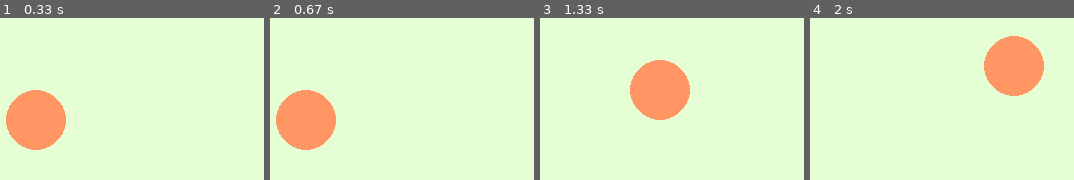
Above: before the commit, frames 1-4 (left to right).
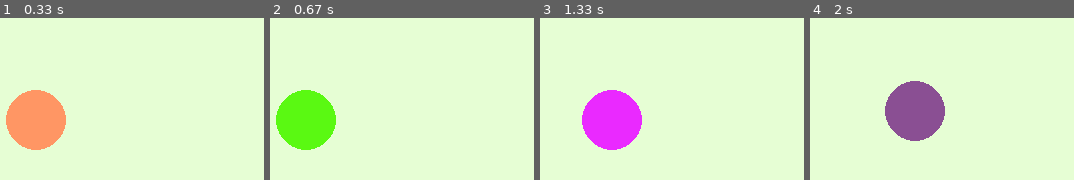
Above: after the commit, the same moments.

Repository: polismir/pygame_my
Game: pygame game, started from task3.py
Same seed, same stepped clock (60 frames per second), same inputs: the game is played once before the commit and once after it.
Inputs:
- Up to frame 1 (0.33 s): no input
- Up to frame 2 (0.67 s): tap Space at 0.33 s
- Up to frame 3 (1.33 s): hold Right 0.67-1.13 s; tap Space at 0.73, 1.03, 1.23 s; hold Up from 1.17 s (still down)
- Up to frame 4 (2 s): release Up at 1.47 s; hold Right 1.5-1.97 s; tap Space at 1.57, 1.87 s

Frame 1 is identical in both runs. In frame 2, 6.5% of the frame differs, in the area x 2-25%, y 44-82%; in frame 3, 13%; in frame 4, 13%, in the area x 28-89%, y 11-76%.

Commit message:
Update task3.py

Diff:
--- a/task3.py
+++ b/task3.py
@@ -1,4 +1,6 @@
 import pygame as pg
+import random
+import time
 
 FPS = 60
 WIDTH, HEIGHT = 600, 500
@@ -14,7 +16,8 @@
 # координаты центра круга
 x, y = WIDTH / 2, HEIGHT / 2  # координаты центра круга
 r = 30  # радиус круга
-pg.draw.circle(screen, ORANGE, (x, y), r)  # рисуем круг
+color = ORANGE
+pg.draw.circle(screen, color, (x, y), r)  # рисуем круг
 pg.display.update()  # обновляем окно
 
 flag_play = True
@@ -33,15 +36,19 @@
     keys = pg.key.get_pressed()
     if keys[pg.K_LEFT] and x - r > 0:
         x -= 3
-    elif keys[pg.K_RIGHT] and x < WIDTH - r:
+    if keys[pg.K_RIGHT] and x < WIDTH - r:
         x += 3
-    elif keys[pg.K_UP] and y - r > 0:
+    if keys[pg.K_UP] and y - r > 0:
         y -= 3
-    elif keys[pg.K_DOWN] and y < HEIGHT - r:
+    if keys[pg.K_DOWN] and y < HEIGHT - r:
         y += 3
-
+    if keys[pg.K_SPACE]:
+        number1, number2, number3 = random.randint(0, 255), random.randint(0, 255), random.randint(0, 255)
+        random_color = (number1, number2, number3)
+        color = random_color
+        time.sleep(0.2)
 
     screen.fill(MINT)  # заливаем фон, стирая предыдущий круг
-    pg.draw.circle(screen, ORANGE, (x, y), r)  # рисуем новый, сдвинутый круг
+    pg.draw.circle(screen, color, (x, y), r)  # рисуем новый, сдвинутый круг
 
     pg.display.update()  # обновляем окно
